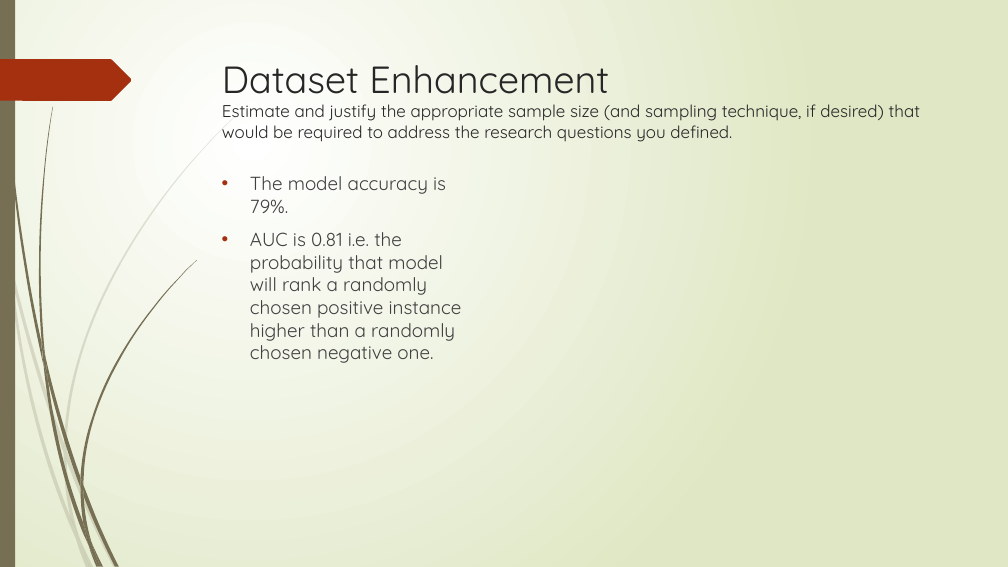
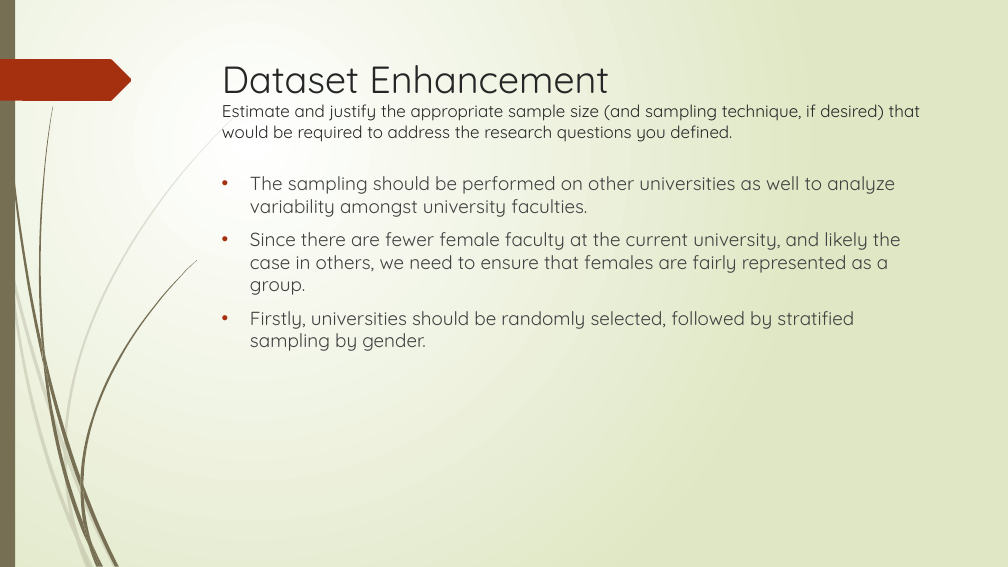
Before and after one commit to irtizak/salaries, a slide deck: slide 16 of Presentation.pptx. Drawn at 1008x567 pixels with LibreOffice and Linux fonts; fonts in the diff are those of the drawing. Boxes give left, top, right and bottom in pixels: in the first picture for what was removed or moved away, otherwise in the second. Text is boxed around its words. In the diff, an @@ line names an element or a change of style, - is before the commit and + after.

Commit message:
Defined null and alternate hypothesis in presentation. Added slide for sampling technique

```diff
--- a/Presentation.pptx
+++ b/Presentation.pptx
@@ text at [250,176,901,351]: text changed @@
-• The model accuracy is 79%.
-• AUC is 0.81 i.e. the probability that model will rank a randomly chosen positive instance higher than a randomly chosen negative one.
+• The sampling should be performed on other universities as well to analyze variability amongst university faculties.
+• Since there are fewer female faculty at the current university, and likely the case in others, we need to ensure that females are fairly represented as a group.
+• Firstly, universities should be randomly selected, followed by stratified sampling by gender.
```
Also in this commit, not shown: 1 other slide changed, 1 other file.
